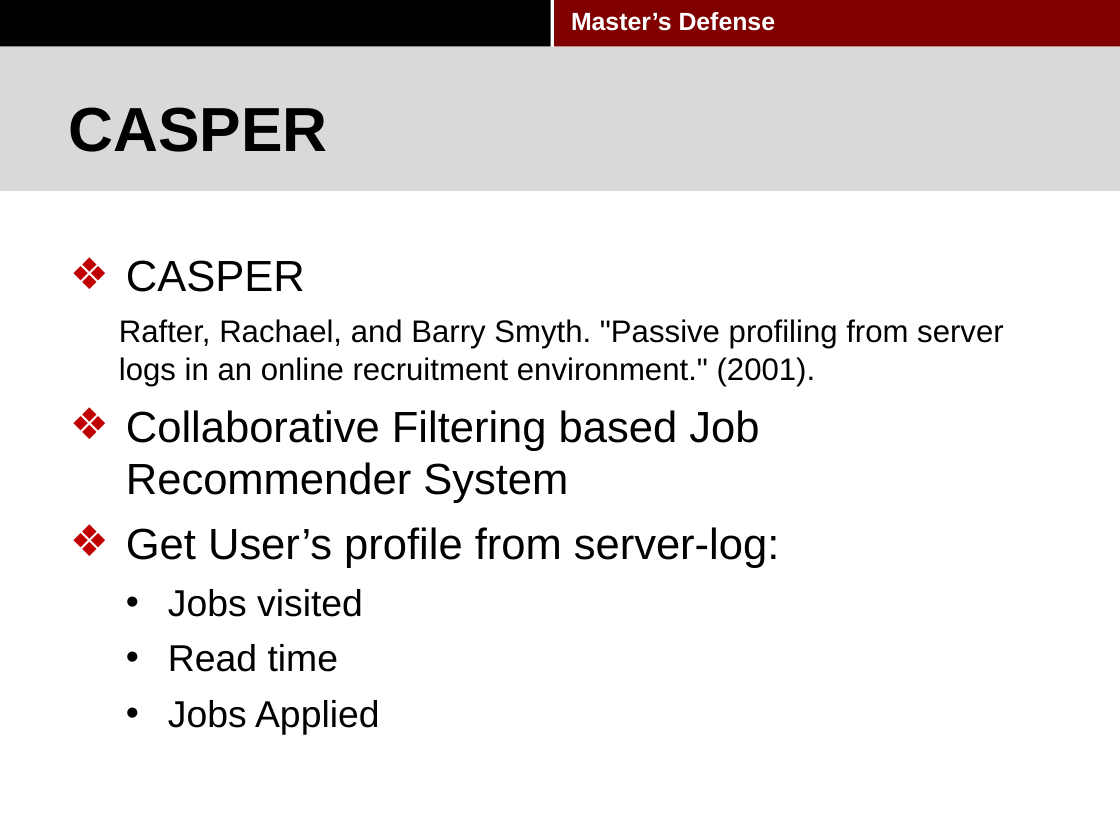
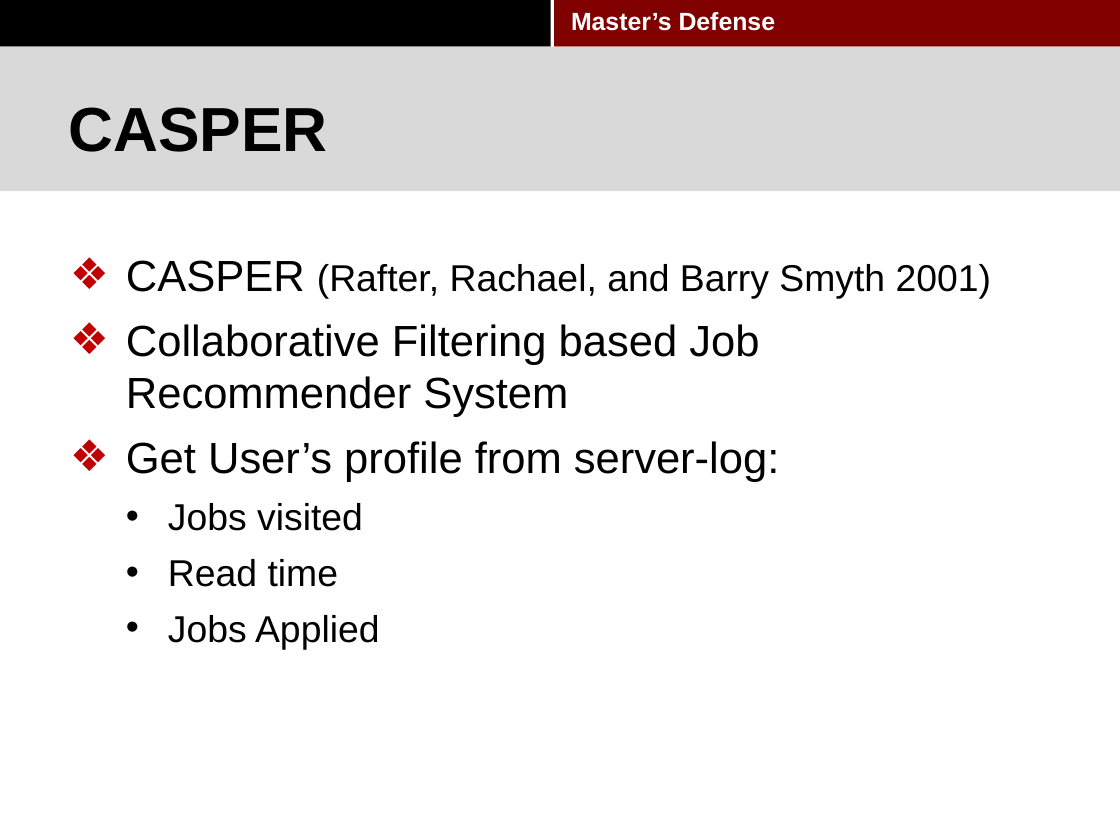
Before and after one commit to pkushiqiang/thesis, a slide deck: slide 10 of media/Master's thesis-2.pptx. Drawn at 1120x840 pixels with LibreOffice and Linux fonts; fonts in the diff are those of the drawing; background and template pictures are left out. Boxes give left, top, right and bottom in pixels: in the first picture for what was removed or moved away, otherwise in the second. Text is boxed around its words. In the diff, an @@ line names an element or a change of style, - is before the commit and + after.

```diff
--- a/media/Master's thesis-2.pptx
+++ b/media/Master's thesis-2.pptx
@@ text at [126, 260, 991, 299]: text changed; size 20 to 24 pt @@
-❖ CASPER
-  Rafter, Rachael, and Barry Smyth. "Passive profiling from server logs in an online recruitment environment." (2001).
+❖ CASPER (Rafter, Rachael, and Barry Smyth 2001)
```
Also in this commit, not shown: 5 other slides changed.
